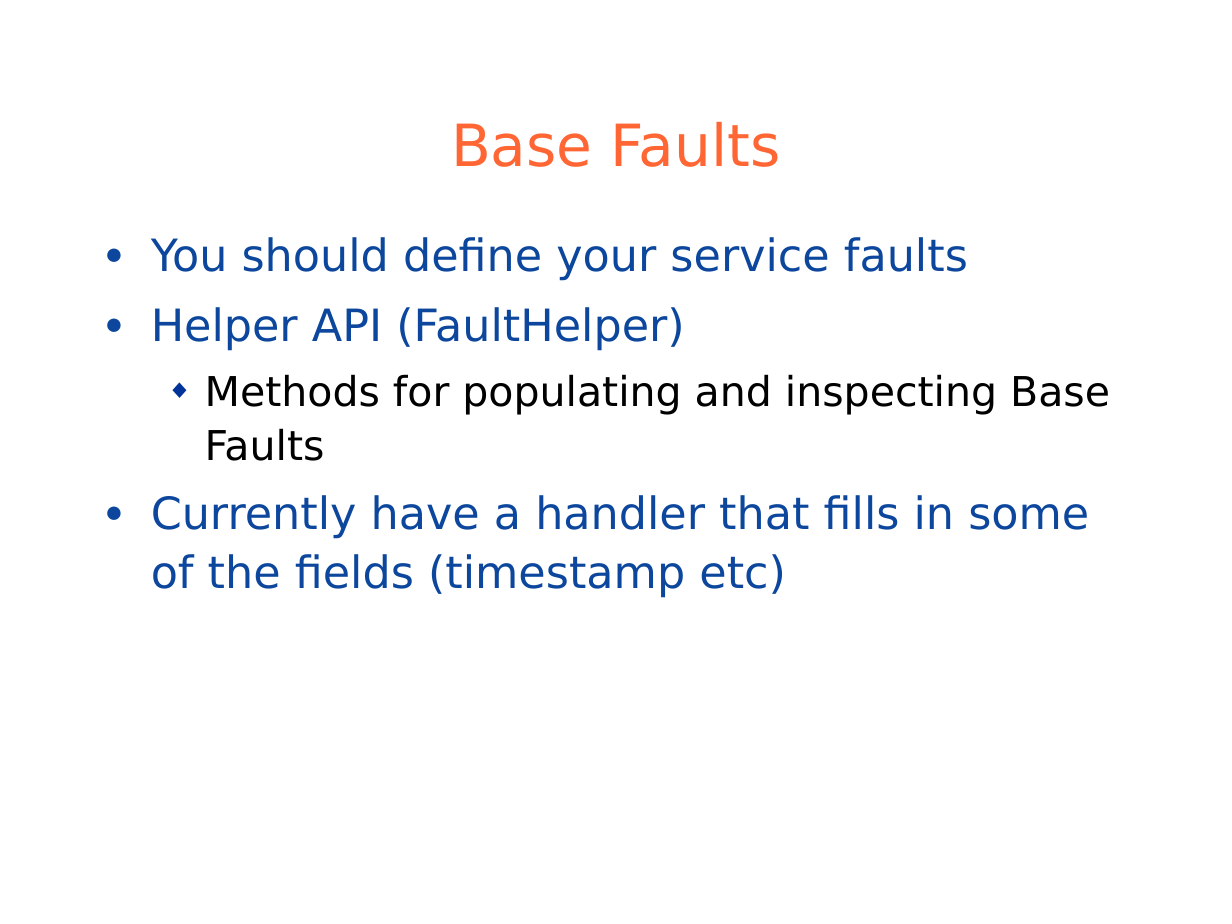
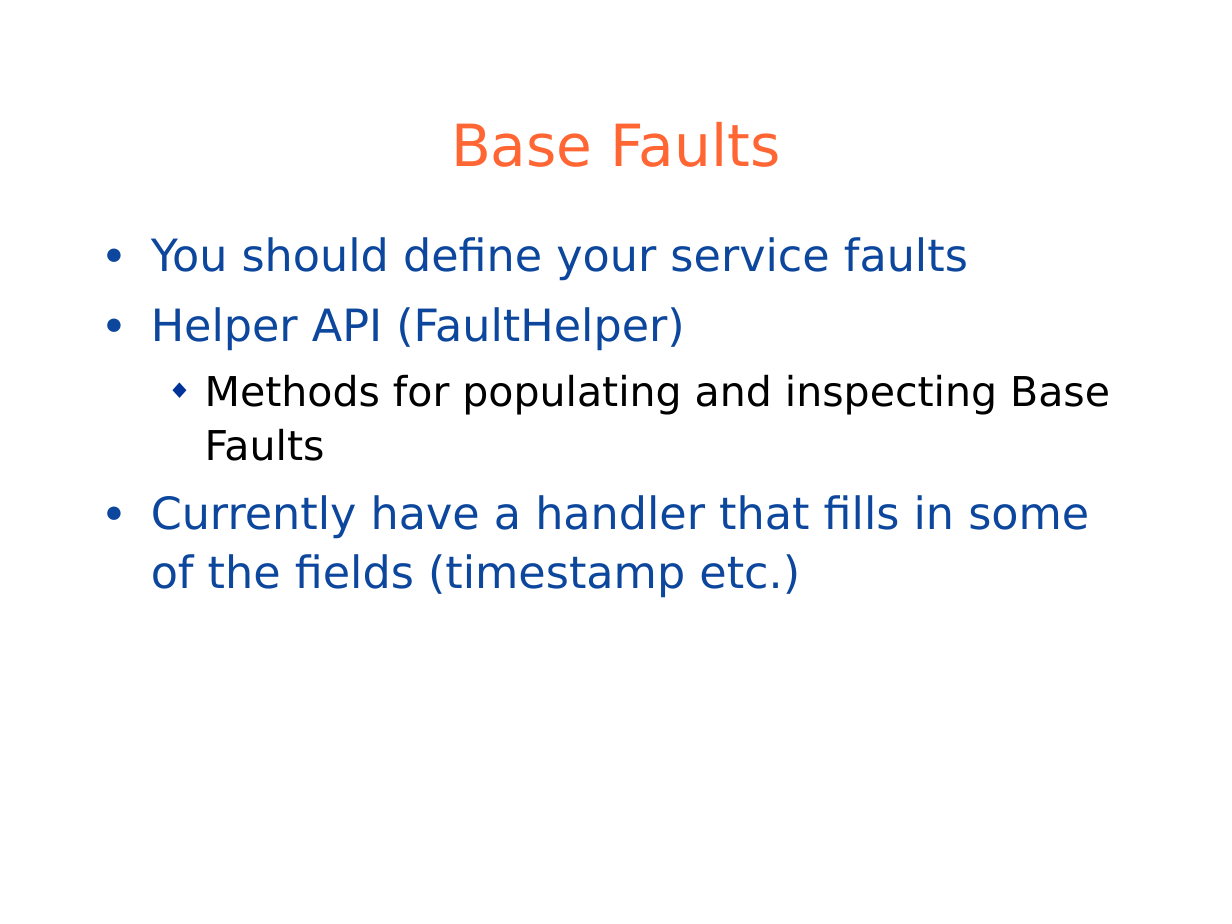
Before and after one commit to globus/globus-toolkit-documentation, a slide deck: slide 38 of toolkit/docs/development/wsrf/WSRFTutorial.ppt. Drawn at 1232x924 pixels with LibreOffice and Linux fonts; fonts in the diff are those of the drawing; background and template pictures are left out. Boxes give left, top, right and bottom in pixels: in the first picture for what was removed or moved away, otherwise in the second. Text is boxed around its words. In the diff, an @@ line names an element or a change of style, - is before the commit and + after.

```diff
--- a/toolkit/docs/development/wsrf/WSRFTutorial.ppt
+++ b/toolkit/docs/development/wsrf/WSRFTutorial.ppt
@@ text at (x1=151, y1=495, x2=1089, y2=598): text changed @@
-● Currently have a handler that fills in some of the fields (timestamp etc)
+● Currently have a handler that fills in some of the fields (timestamp etc.)
```
Also in this commit, not shown: 12 other slides changed.
